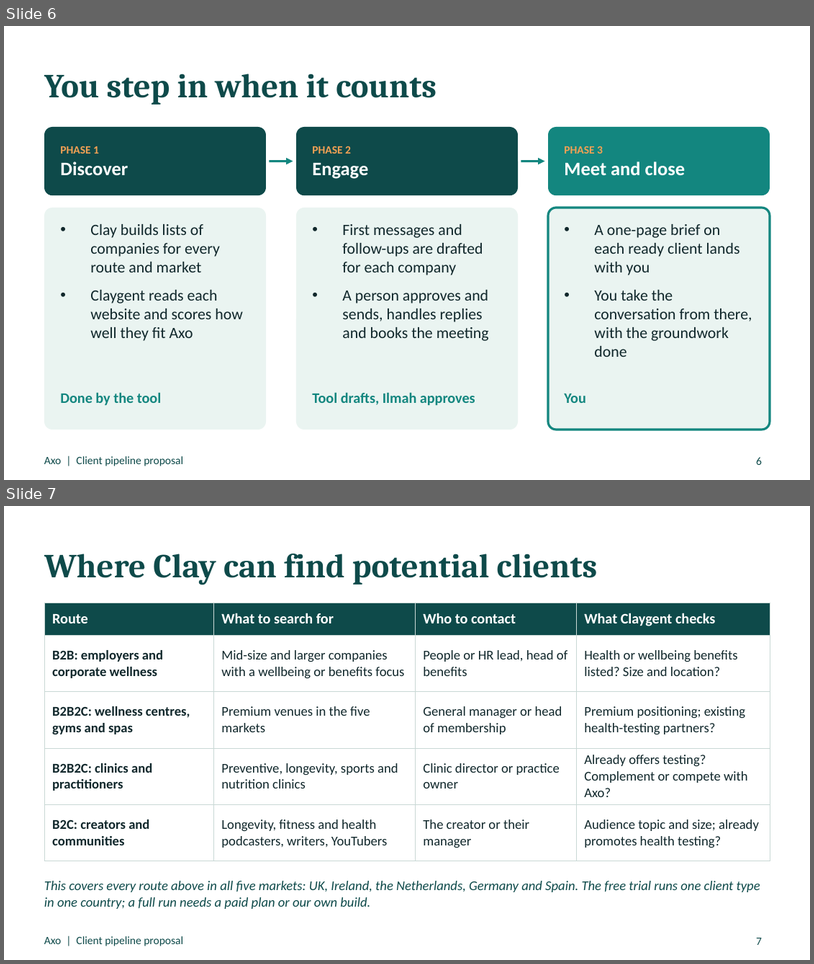
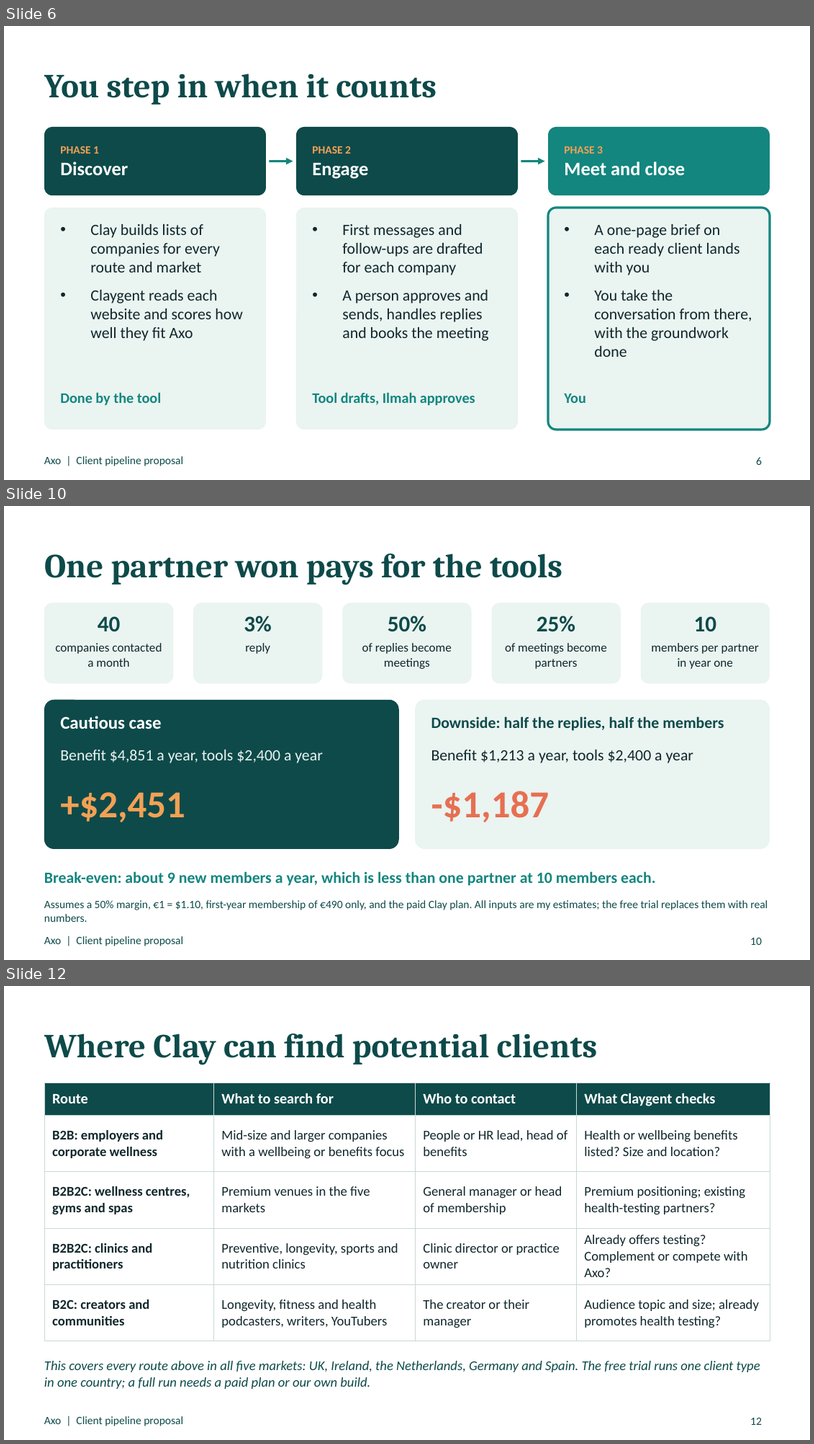
Before and after one commit to ilmahmohamed/ai-workflow-portfolio, a slide deck: Axo Client Pipeline Proposal.pptx. Shown one above the other, each under a label of ours: slides 6 and 7 before the commit, slides 6, 10 and 12 after it; the slides between them are not shown. The pictures are 814x964 and 814x1444 pixels, drawn with LibreOffice and Linux fonts; fonts in the diff are those of the drawing. Boxes give left, top, right and bottom in pixels: in the first picture for what was removed or moved away, otherwise in the second. Text is boxed around its words. In the diff, an @@ line names an element or a change of style, - is before the commit and + after.

```diff
--- a/Axo Client Pipeline Proposal.pptx
+++ b/Axo Client Pipeline Proposal.pptx
@@ slide 10 added at (4,506,810,960), background #FFFFFF; not listed: 1 template element that a slide beside it also shows @@
@@ title added at (44,554,563,585), 30 pt, text #0E4A4A, bold @@
+One partner won pays for the tools
@@ rounded rectangle added at (44,602,173,683), fill #EAF4F1 @@
@@ rounded rectangle added at (193,602,322,683), fill #EAF4F1 @@
@@ rounded rectangle added at (342,602,472,683), fill #EAF4F1 @@
@@ rounded rectangle added at (492,602,621,683), fill #EAF4F1 @@
@@ rounded rectangle added at (641,602,770,683), fill #EAF4F1 @@
@@ text added at (98,616,121,632), 20 pt, text #0E4A4A, bold @@
+40
@@ text added at (244,615,271,632), 20 pt, text #0E4A4A, bold @@
+3%
@@ text added at (388,615,427,632), 20 pt, text #0E4A4A, bold @@
+50%
@@ text added at (537,615,576,632), 20 pt, text #0E4A4A, bold @@
+25%
@@ text added at (694,616,718,631), 20 pt, text #0E4A4A, bold @@
+10
@@ text added at (55,643,162,667), 11 pt, text #10272B @@
+companies contacted a month
@@ text added at (245,643,270,654), 11 pt, text #10272B @@
+reply
@@ text added at (363,643,452,669), 11 pt, text #10272B @@
+of replies become meetings
@@ text added at (505,643,607,669), 11 pt, text #10272B @@
+of meetings become partners
@@ text added at (651,643,759,669), 11 pt, text #10272B @@
+members per partner in year one
@@ rounded rectangle added at (44,700,399,849), fill #0E4A4A @@
@@ rounded rectangle added at (415,700,770,849), fill #EAF4F1 @@
@@ text added at (60,716,162,728), 16 pt, text #FFFFFF, bold @@
+Cautious case
@@ text added at (432,716,724,731), 14 pt, text #0E4A4A, bold @@
+Downside: half the replies, half the members
@@ text added at (60,749,322,763), 14 pt, text #EAF4F1 @@
+Benefit $4,851 a year, tools $2,400 a year
@@ text added at (432,749,694,763), 14 pt, text #10272B @@
+Benefit $1,213 a year, tools $2,400 a year
@@ text added at (60,792,185,822), 34 pt, text #F2A154, bold @@
++$2,451
@@ text added at (432,790,549,822), 34 pt, text #E76F51, bold @@
+-$1,187
@@ text added at (44,871,656,885), 14 pt, text #13867F, bold @@
+Break-even: about 9 new members a year, which is less than one partner at 10 members each.
@@ text added at (44,900,768,921), 10 pt, text #0E4A4A @@
+Assumes a 50% margin, €1 = $1.10, first-year membership of €490 only, and the paid Clay plan. All inputs are my estimates; the free trial replaces them with real numbers.
@@ page number added at (751,937,762,944), 10 pt, text #0E4A4A @@
+10
@@ what was slide 7 is now slide 12 @@
@@ page number at (751,1417,762,1424): text changed @@
-7
+12
```
Also in this commit, not shown: 4 other slides added.
